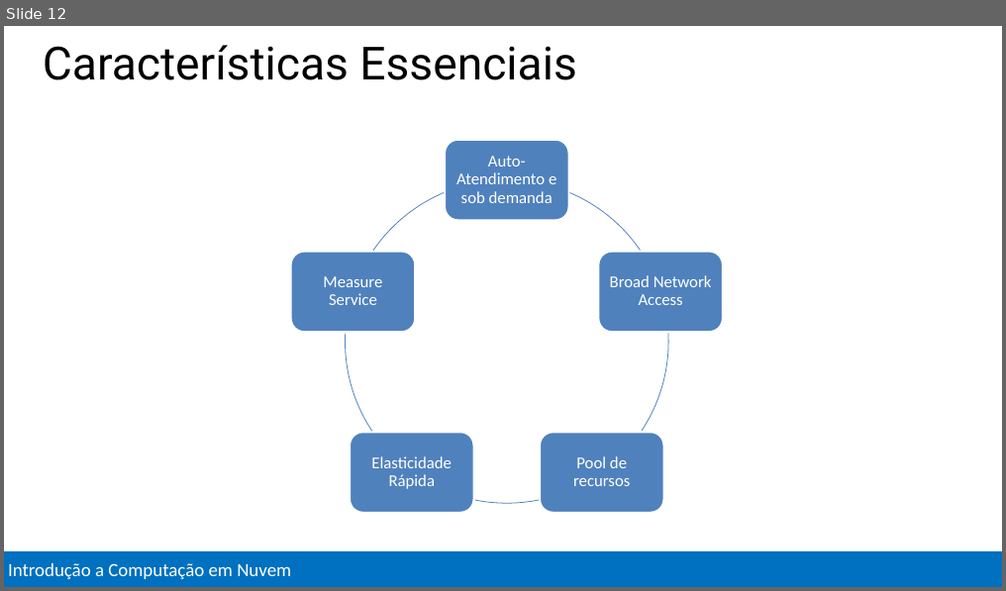
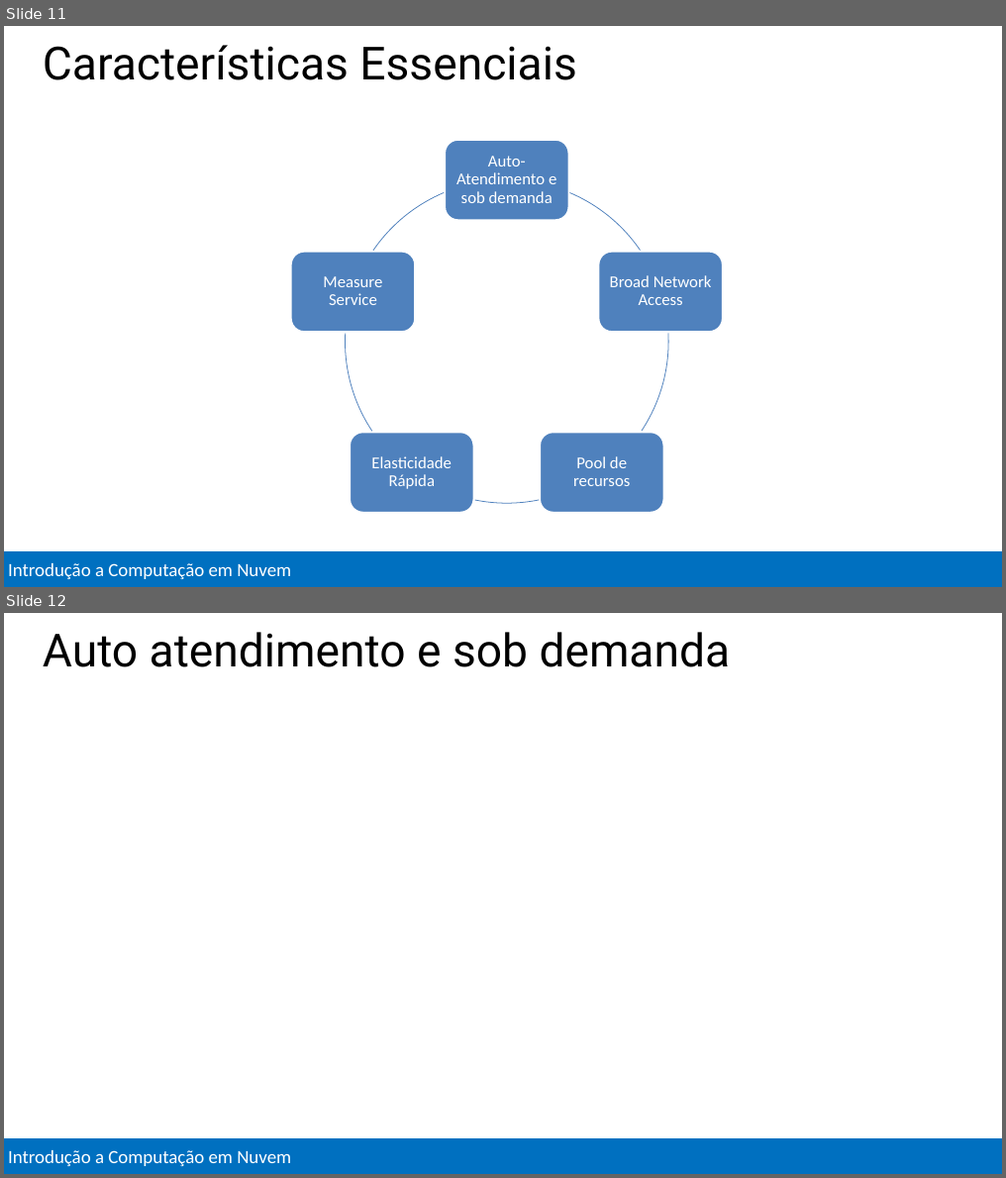
Before and after one commit to Evilazaro/MCSDAzureTraining, a slide deck: Introduction to Cloud Computing/Introduction to Cloud Computing.pptx. Shown one above the other, each under a label of ours: slide 12 before the commit, slides 11 and 12 after it. The pictures are 1006x591 and 1006x1178 pixels, drawn with LibreOffice and Linux fonts; fonts in the diff are those of the drawing. Boxes give left, top, right and bottom in pixels: in the first picture for what was removed or moved away, otherwise in the second. Text is boxed around its words. In the diff, an @@ line names an element or a change of style, - is before the commit and + after.

```diff
--- a/Introduction to Cloud Computing/Introduction to Cloud Computing.pptx
+++ b/Introduction to Cloud Computing/Introduction to Cloud Computing.pptx
@@ slide 12 added at [4,613,1002,1174], background #FFFFFF; not listed: 1 template element that a slide beside it also shows @@
@@ title added at [43,632,731,667], 44 pt, text #000000 @@
+Auto atendimento e sob demanda
@@ what was slide 12 is now slide 11 @@
```
Also in this commit, not shown: 3 slides changed, 6 other slides added, 1 slide removed.
